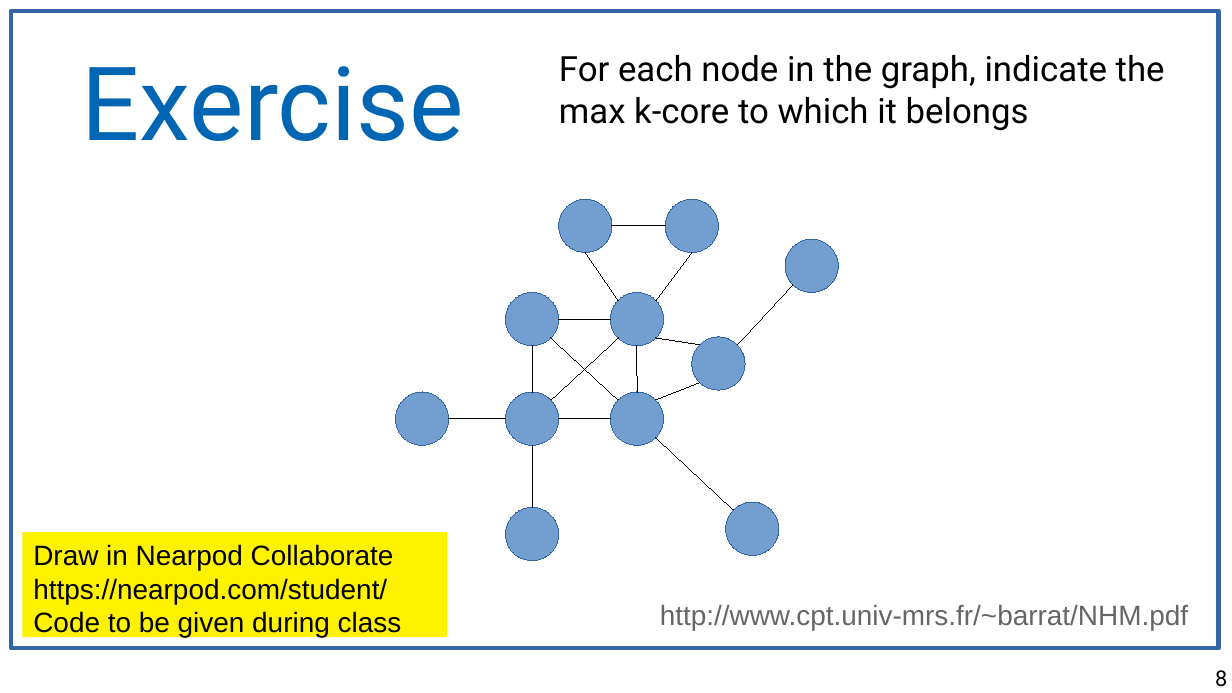
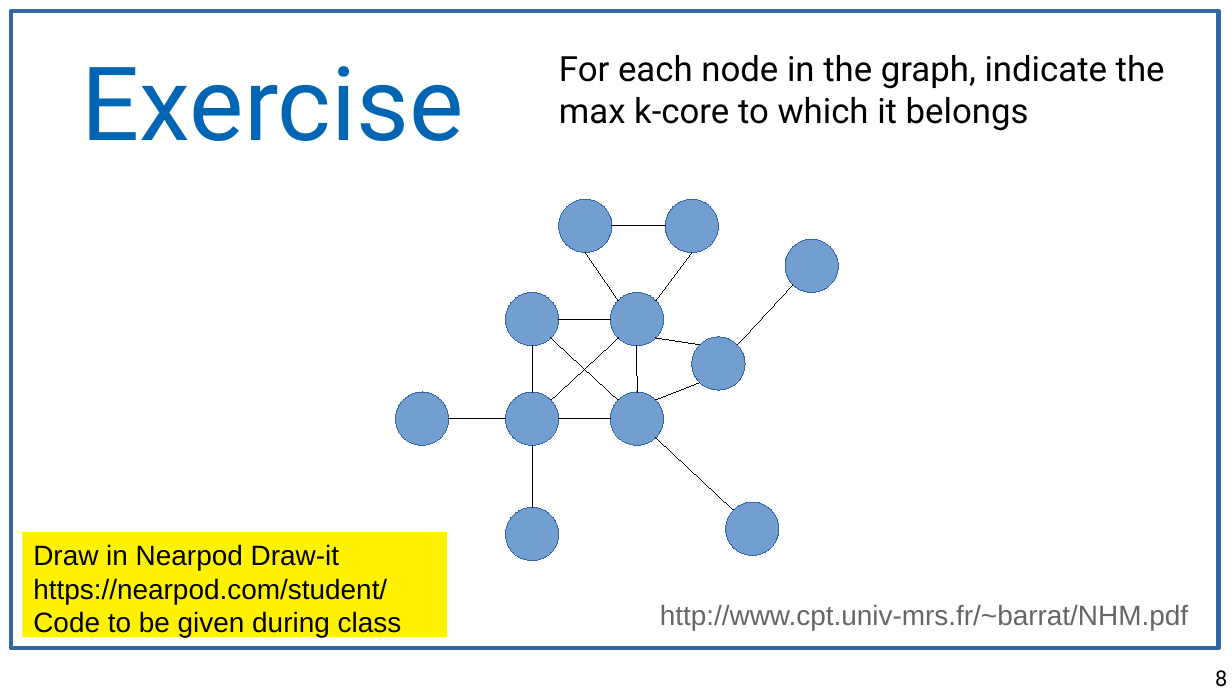
Before and after one commit to chatox/networks-science-course, a slide deck: slide 8 of theory/odp/tt21_k_cores.odp. Drawn at 1232x693 pixels with LibreOffice and Linux fonts; fonts in the diff are those of the drawing. Boxes give left, top, right and bottom in pixels: in the first picture for what was removed or moved away, otherwise in the second. Text is boxed around its words. In the diff, an @@ line names an element or a change of style, - is before the commit and + after.

Commit message:
Nearpod type

```diff
--- a/theory/odp/tt21_k_cores.odp
+++ b/theory/odp/tt21_k_cores.odp
@@ text in rectangle at [33, 544, 339, 570]: text changed @@
-Draw in Nearpod Collaborate
+Draw in Nearpod Draw-it
```
Also in this commit, not shown: 5 other files.
